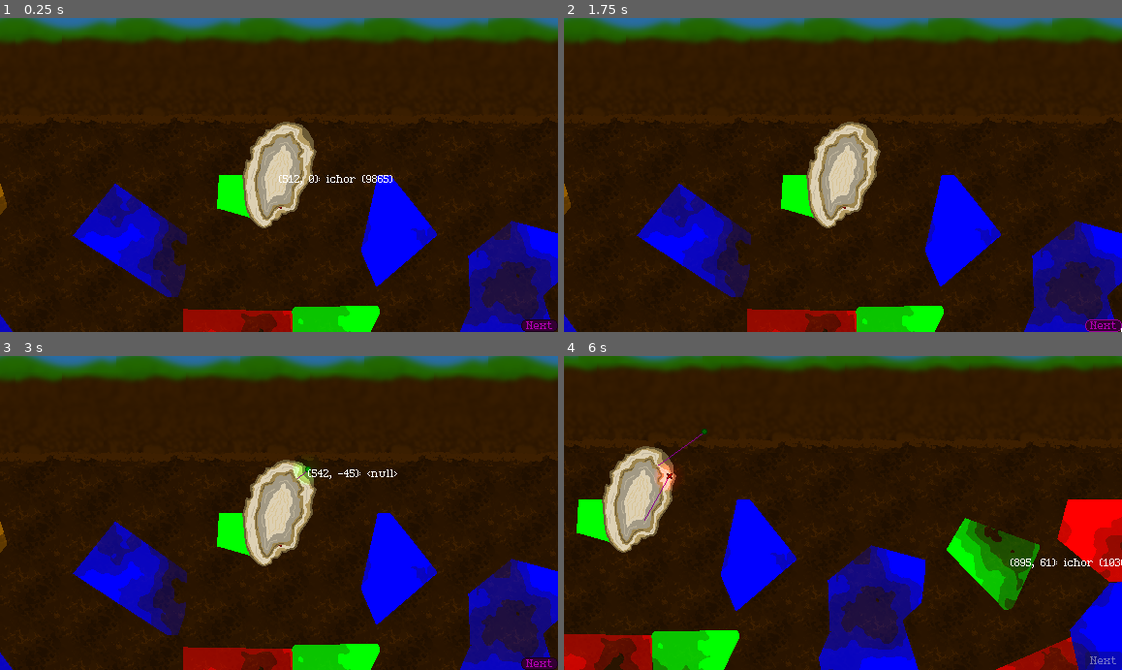
Above: before the commit, frames 1-4 (two rows, left to right).
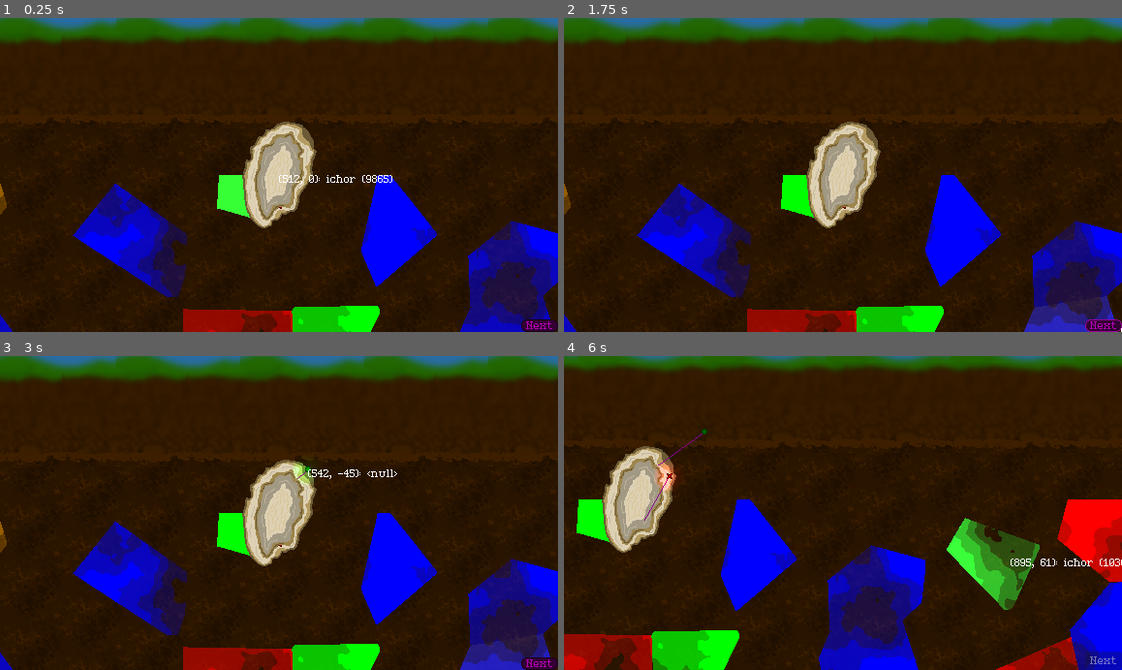
Above: after the commit, the same moments.

Repository: dragonryan06/trellis
Game: Godot game, scene res://test_world.tscn
The game is run twice, just before and just after one commit, with the same random seed, the same clock (stepped at 60 frames per second) and the same inputs.
Inputs (mouse positions are in pixels of both pictures, inside the frame that each line leads up to):
- Up to frame 1 (0.25 s): no input
- Up to frame 2 (1.75 s): click "Next" at 0.5 s; click "Next" at 1.25 s
- Up to frame 3 (3 s): click "Next" at 2 s; drag from (295, 481) to (334, 443) at 2.77 s
- Up to frame 4 (6 s): drag from (843, 544) to (898, 443) at 3.52 s; tap Enter at 4.25 s; move the mouse to (898, 443) at 4.27 s; hold Right (camera_pan_right) 4.28-5 s; click (898, 443) at 4.42 s; drag from (815, 575) to (742, 491) at 5.02 s; tap Space at 5.75 s; move the mouse to (1010, 560) at 5.77 s; hold Down (camera_pan_down) from 5.78 s (still down); click (1010, 560) at 5.92 s

The runs differ from the first frame. In frame 1, 0.6% of the frame differs, in the area x 38-45%, y 50-64%; in frame 2, 0.3%; in frame 3, 0.3%; in frame 4, 1.7%, in the area x 68-86%, y 51-81%.

Commit message:
Highlight the hovered resource region

Diff:
--- a/generation/resource_vein.gd
+++ b/generation/resource_vein.gd
@@ -16,20 +16,25 @@
 	"ambrose" : 0.0416
 }
 
+var mouse_hover := false:
+	get():
+		return mouse_hover
+	set(value):
+		mouse_hover = value
+		set_instance_shader_parameter(&"mouse_hover", value)
+
 var type: String
 
 # The position of the voronoi seed that spawned this vein.
-var origin: Vector2i
+var origin: Vector2i:
+	get():
+		return origins[0]
+	set(value):
+		origins[0] = value
 
-## The position of the voronoi seed that spawned this vein.
-#var position: Vector2i:
-	#get():
-		#return positions[0]
-	#set(value):
-		#positions[0] = value
-#
-## All voronoi seed positions in this vein, including merged neighbors.
-#var positions: Array[Vector2i] = [Vector2i(-1, -1)]
+# The positions of all voronoi seeds in this vein, including ones merged in from neighborhood.
+# NOTE: Merging is not implemented yet lmao
+var origins: Array[Vector2i] = [Vector2i(-1, -1)]
 
 var color: Color:
 	get():
--- a/generation/resource_vein.gdshader
+++ b/generation/resource_vein.gdshader
@@ -1,5 +1,6 @@
 shader_type canvas_item;
 
+instance uniform bool mouse_hover = false;
 // Highest level of the material in the resource_vein, so that 50% depletion doesn't hide a 2-leveled vein.
 instance uniform int levels = 4;
 // Percentage of the material that is depleted.
@@ -26,4 +27,8 @@
 	vec4 color = texture(TEXTURE, UV);
 	color.a -= snap(depletion);
 	COLOR = color;
+
+	if (mouse_hover) {
+		COLOR.rgb += vec3(0.25*abs(sin(TIME*4.0)));
+	}
 }
--- a/generation/soil_resources.gd
+++ b/generation/soil_resources.gd
@@ -11,6 +11,8 @@
 # Key should be a chunk position
 var _resource_veins: Dictionary[Vector2i, ResourceVein]
 
+var _last_mouse_hover: ResourceVein
+
 func get_resource_at(local_pos: Vector2) -> ResourceVein:
 	if (local_pos.x < 0 or local_pos.x > IMAGE_DIM.x or local_pos.y < 0 or local_pos.y > IMAGE_DIM.y):
 		return null
@@ -20,7 +22,16 @@
 func _process(_delta: float) -> void:
 	var mouse_pos = get_local_mouse_position()
 	$Label.position = mouse_pos
-	$Label.text = "(%d, %d): %s" % [mouse_pos.x, mouse_pos.y, get_resource_at(mouse_pos)]
+	var vein = get_resource_at(mouse_pos)
+	$Label.text = "(%d, %d): %s" % [mouse_pos.x, mouse_pos.y, vein]
+
+	if (vein == null):
+		return
+
+	vein.mouse_hover = true
+	if (_last_mouse_hover != vein and _last_mouse_hover != null):
+		_last_mouse_hover.mouse_hover = false
+	_last_mouse_hover = vein
 
 func _ready() -> void:
 	_generate_resources()
@@ -103,9 +114,10 @@
 		if (vein == null):
 			continue
 
-		var dist = vein.origin.distance_squared_to(of)
-		if (dist < nearest_distance):
-			nearest_distance = dist
-			nearest = vein
+		for origin in vein.origins:
+			var dist = origin.distance_squared_to(of)
+			if (dist < nearest_distance):
+				nearest_distance = dist
+				nearest = vein
 
 	return nearest
